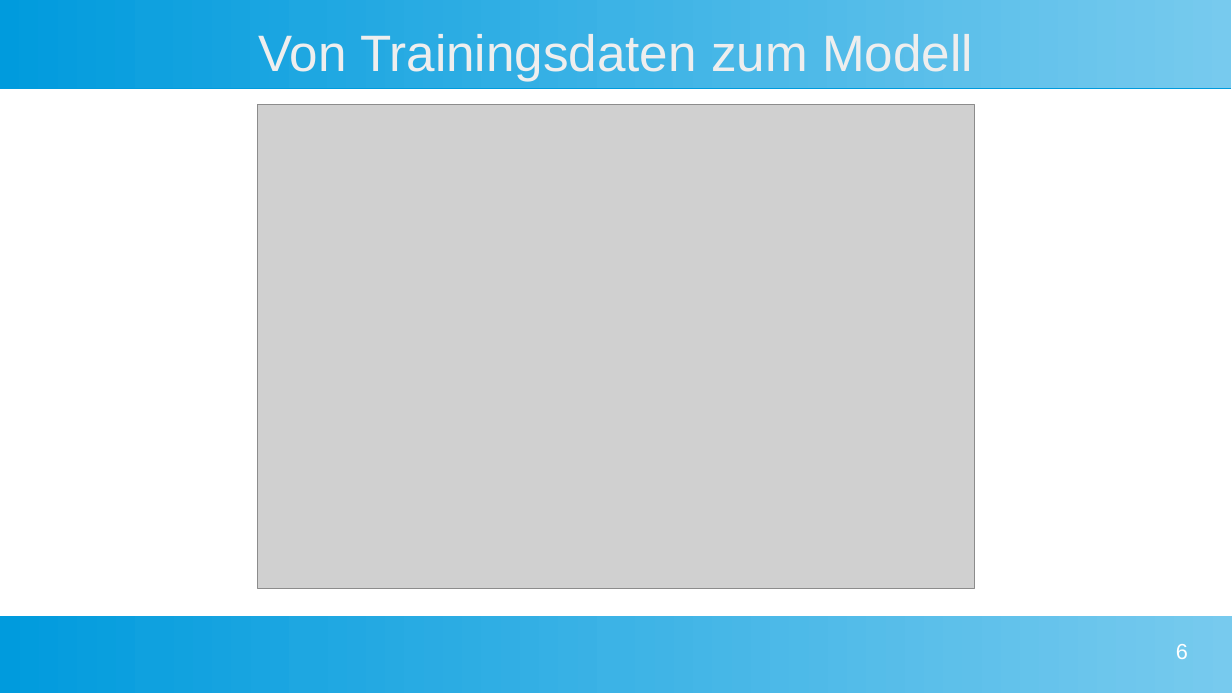
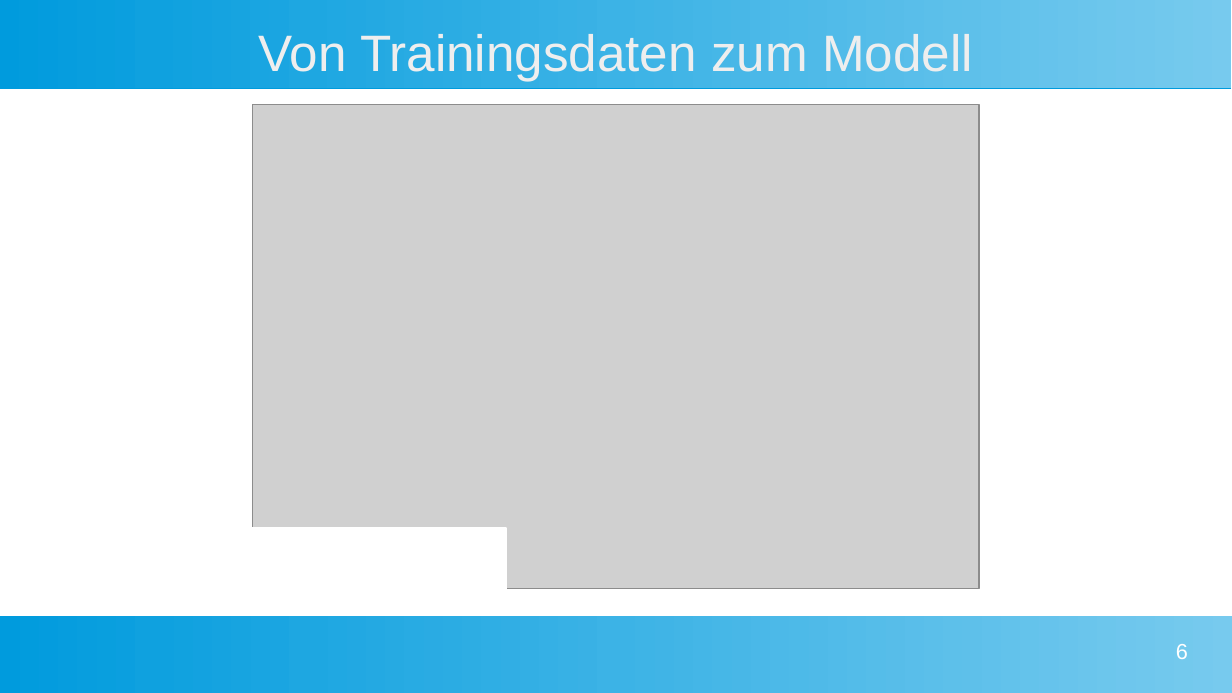
Before and after one commit to Commander-Philip/the-machine-learning-brick, a slide deck: slide 6 of docs/Präsentation.odp. Drawn at 1232x693 pixels with LibreOffice and Linux fonts; fonts in the diff are those of the drawing; grey boxes stand for pictures. Boxes give left, top, right and bottom in pixels: in the first picture for what was removed or moved away, otherwise in the second. Text is boxed around its words. In the diff, an @@ line names an element or a change of style, - is before the commit and + after.

```diff
--- a/docs/Präsentation.odp
+++ b/docs/Präsentation.odp
@@ picture: place and size @@
-picture at (257, 105, 975, 589)
+picture at (253, 105, 979, 589)
@@ rectangle added at (220, 528, 506, 594), fill #FFFFFF, outline #FFFFFF 1.42 pt @@
```
Also in this commit, not shown: 3 other slides changed, 5 slides added, 2 slides removed, 8 other files.
